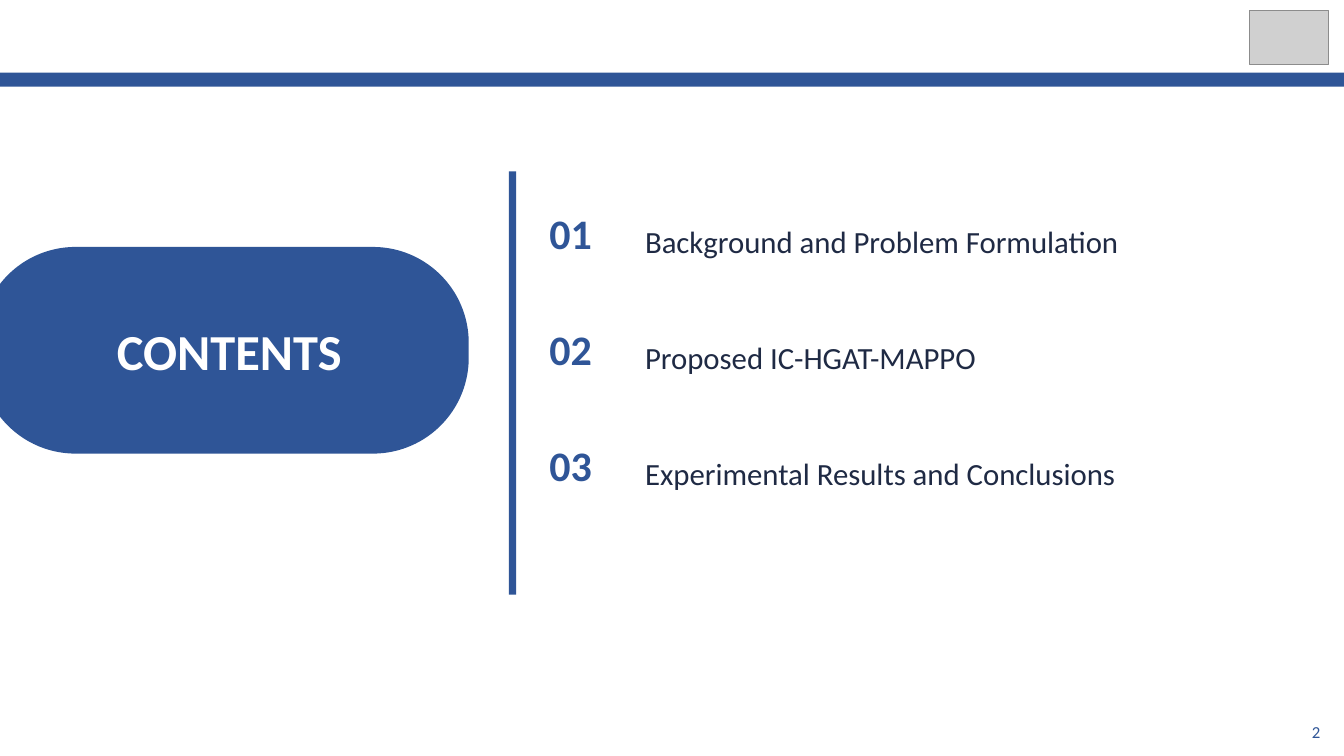
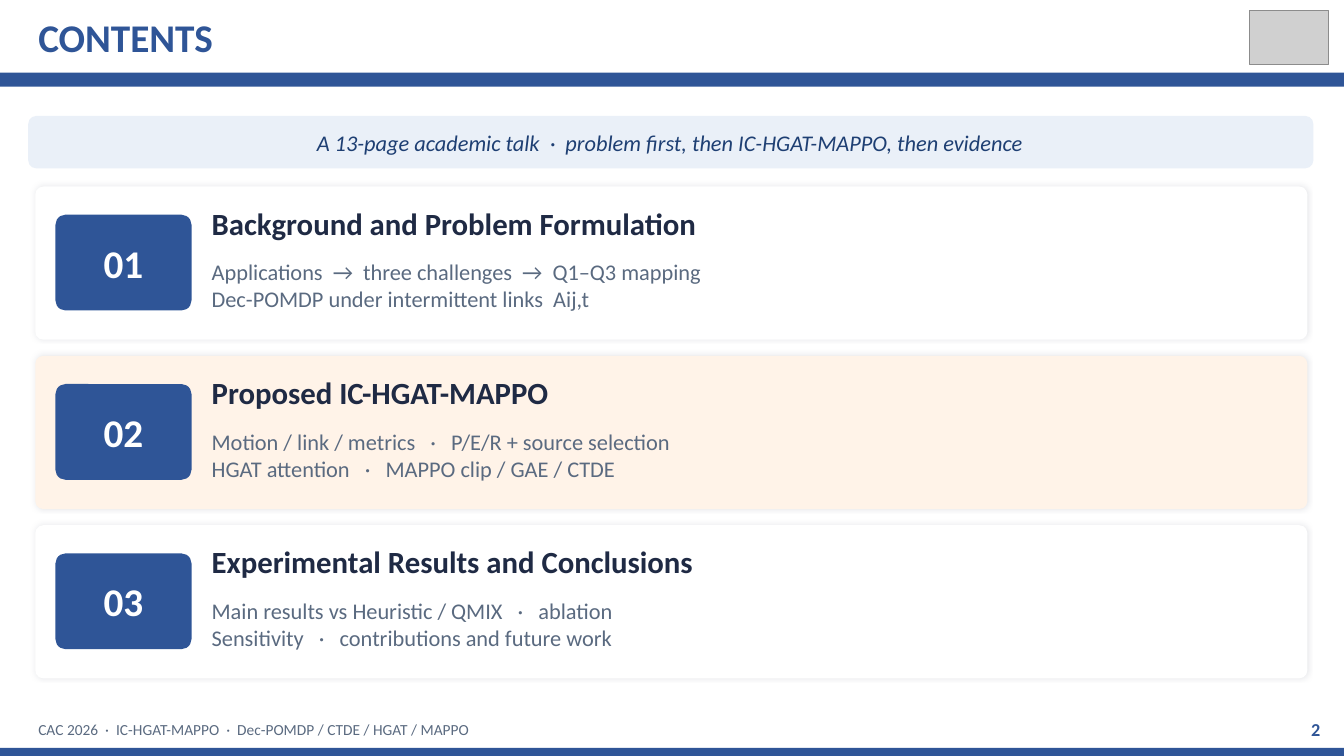
Before and after one commit to kuangyinying039/uav-swarm, a slide deck: slide 2 of presentations/IC-HGAT-MAPPO_CAC2026.pptx. Drawn at 1344x756 pixels with LibreOffice and Linux fonts; fonts in the diff are those of the drawing; grey boxes stand for pictures. Boxes give left, top, right and bottom in pixels: in the first picture for what was removed or moved away, otherwise in the second. Text is boxed around its words. In the diff, an @@ line names an element or a change of style, - is before the commit and + after.

```diff
--- a/presentations/IC-HGAT-MAPPO_CAC2026.pptx
+++ b/presentations/IC-HGAT-MAPPO_CAC2026.pptx
@@ text "CONTENTS": place and size @@
-text "CONTENTS" at [117,337,342,371]
+text "CONTENTS" at [38,26,213,53]
@@ text "CONTENTS" at [38,26,213,53]: size 36 to 28 pt, text colour #FFFFFF to #2F5597; alignment centre to left @@
@@ rounded rectangle added at [28,116,1314,168], fill #EAF0F8 @@
@@ text added at [317,135,1022,155], 16 pt, text #1E3F73, italic @@
+A 13-page academic talk · problem first, then IC-HGAT-MAPPO, then evidence
@@ rectangle removed at [509,171,516,595] @@
@@ rounded rectangle added at [35,187,1308,340], fill #FFFFFF @@
@@ text "Background and Problem Formulation": place and size @@
-text "Background and Problem Formulation" at [645,231,1118,259]
+text "Background and Problem Formulation" at [212,213,696,241]
@@ text "01": place and size @@
-text "01" at [549,221,591,250]
+text "01" at [104,252,144,279]
@@ rounded rectangle added at [55,215,192,311], fill #2F5597 @@
@@ rounded rectangle removed at [0,247,469,454] @@
@@ text added at [212,264,700,311], 16 pt, text #5A6A80 @@
+Applications → three challenges → Q1–Q3 mapping
+Dec-POMDP under intermittent links Aij,t
@@ rounded rectangle added at [35,356,1308,509], fill #FFF3E8 @@
@@ text "02": place and size @@
-text "02" at [549,337,591,366]
+text "02" at [104,421,144,448]
@@ rounded rectangle added at [55,384,192,480], fill #2F5597 @@
@@ text "Proposed IC-HGAT-MAPPO": place and size @@
-text "Proposed IC-HGAT-MAPPO" at [645,347,976,374]
+text "Proposed IC-HGAT-MAPPO" at [212,382,548,409]
@@ text added at [212,434,669,481], 16 pt, text #5A6A80 @@
+Motion / link / metrics · P/E/R + source selection
+HGAT attention · MAPPO clip / GAE / CTDE
@@ rounded rectangle added at [35,525,1308,679], fill #FFFFFF @@
@@ bold on in 3 elements at [212,213,696,241], [212,382,548,409], [212,551,693,578] @@
@@ text "Experimental Results and Conclusions": place and size @@
-text "Experimental Results and Conclusions" at [645,463,1115,490]
+text "Experimental Results and Conclusions" at [212,551,693,578]
@@ size 30 to 28 pt, text colour #2F5597 to #FFFFFF; alignment left to centre in 3 elements at [104,252,144,279], [104,421,144,448], [104,590,144,617] @@
@@ text "03": place and size @@
-text "03" at [549,453,591,482]
+text "03" at [104,590,144,617]
@@ rounded rectangle added at [55,554,192,649], fill #2F5597 @@
@@ text added at [212,603,612,650], 16 pt, text #5A6A80 @@
+Main results vs Heuristic / QMIX · ablation
+Sensitivity · contributions and future work
@@ text "2" at [1311,724,1320,736]: size 12 to 13 pt, bold on @@
@@ rectangle added at [0,748,1344,756], fill #2F5597 @@
@@ text added at [38,724,469,735], 11 pt, text #5A6A80 @@
+CAC 2026 · IC-HGAT-MAPPO · Dec-POMDP / CTDE / HGAT / MAPPO
```
Also in this commit, not shown: 12 other slides changed, 2 other files.
